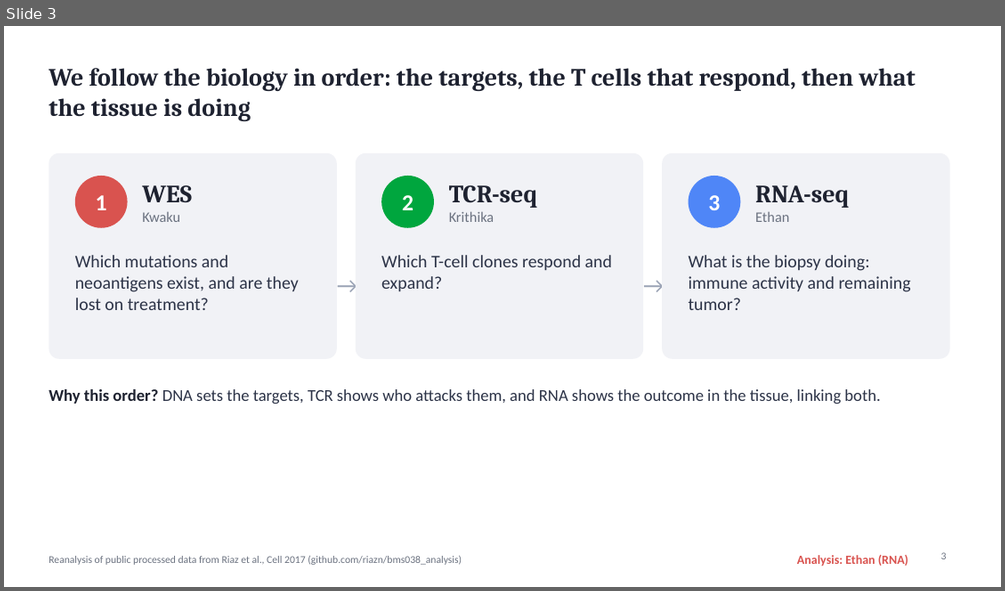
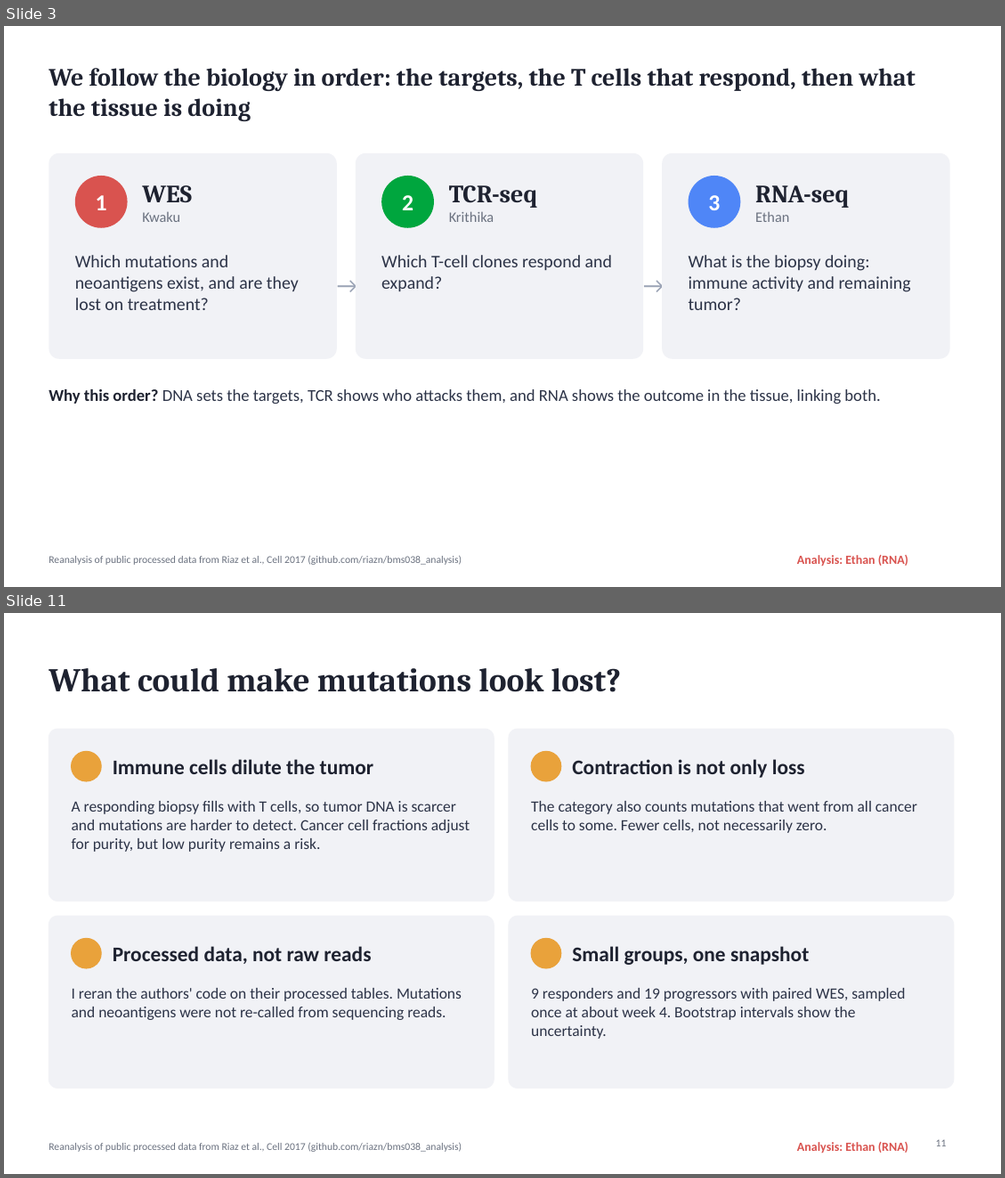
Before and after one commit to linethan04/Immunology-Final-Project, a slide deck: RNA_Ethan/slides/RNA_10slides_Ethan.pptx. Shown one above the other, each under a label of ours: slide 3 before the commit, slides 3 and 11 after it; the slides between them are not shown. The pictures are 1005x591 and 1005x1178 pixels, drawn with LibreOffice and Linux fonts; fonts in the diff are those of the drawing. Boxes give left, top, right and bottom in pixels: in the first picture for what was removed or moved away, otherwise in the second. Text is boxed around its words. In the diff, an @@ line names an element or a change of style, - is before the commit and + after.

```diff
--- a/RNA_Ethan/slides/RNA_10slides_Ethan.pptx
+++ b/RNA_Ethan/slides/RNA_10slides_Ethan.pptx
@@ slide 11 added at (x1=4, y1=613, x2=1001, y2=1174), background #FFFFFF; not listed: 2 template elements that a slide beside it also shows @@
@@ title added at (x1=48, y1=668, x2=621, y2=692), 32 pt, text #1E2230, bold @@
+What could make mutations look lost?
@@ rounded rectangle added at (x1=48, y1=729, x2=494, y2=900), fill #F1F2F6, outline #F1F2F6 1 pt @@
@@ rounded rectangle added at (x1=509, y1=729, x2=954, y2=900), fill #F1F2F6, outline #F1F2F6 1 pt @@
@@ ellipse added at (x1=72, y1=751, x2=101, y2=781), fill #E9A23B, outline #E9A23B 1 pt @@
@@ text added at (x1=113, y1=759, x2=373, y2=774), 20 pt, text #1E2230, bold @@
+Immune cells dilute the tumor
@@ ellipse added at (x1=531, y1=751, x2=561, y2=781), fill #E9A23B, outline #E9A23B 1 pt @@
@@ text added at (x1=572, y1=759, x2=805, y2=778), 20 pt, text #1E2230, bold @@
+Contraction is not only loss
@@ text added at (x1=72, y1=801, x2=469, y2=852), 15 pt, text #2C3347 @@
+A responding biopsy fills with T cells, so tumor DNA is scarcer and mutations are harder to detect. Cancer cell fractions adjust for purity, but low purity remains a risk.
@@ text added at (x1=531, y1=801, x2=917, y2=833), 15 pt, text #2C3347 @@
+The category also counts mutations that went from all cancer cells to some. Fewer cells, not necessarily zero.
@@ rounded rectangle added at (x1=48, y1=916, x2=494, y2=1088), fill #F1F2F6, outline #F1F2F6 1 pt @@
@@ rounded rectangle added at (x1=509, y1=916, x2=954, y2=1088), fill #F1F2F6, outline #F1F2F6 1 pt @@
@@ ellipse added at (x1=72, y1=938, x2=101, y2=968), fill #E9A23B, outline #E9A23B 1 pt @@
@@ text added at (x1=113, y1=946, x2=371, y2=964), 20 pt, text #1E2230, bold @@
+Processed data, not raw reads
@@ ellipse added at (x1=531, y1=938, x2=561, y2=968), fill #E9A23B, outline #E9A23B 1 pt @@
@@ text added at (x1=572, y1=946, x2=809, y2=965), 20 pt, text #1E2230, bold @@
+Small groups, one snapshot
@@ text added at (x1=72, y1=988, x2=461, y2=1020), 15 pt, text #2C3347 @@
+I reran the authors' code on their processed tables. Mutations and neoantigens were not re-called from sequencing reads.
@@ text added at (x1=531, y1=988, x2=905, y2=1038), 15 pt, text #2C3347 @@
+9 responders and 19 progressors with paired WES, sampled once at about week 4. Bootstrap intervals show the uncertainty.
@@ page number added at (x1=936, y1=1139, x2=947, y2=1146), 10 pt, text #6B7280 @@
+11
@@ slide 3 changed as well @@
@@ page number removed at (x1=941, y1=552, x2=947, y2=559) @@
-3
```
Also in this commit, not shown: 8 other slides changed, 17 other slides added, 1 slide removed, 5 other files.
